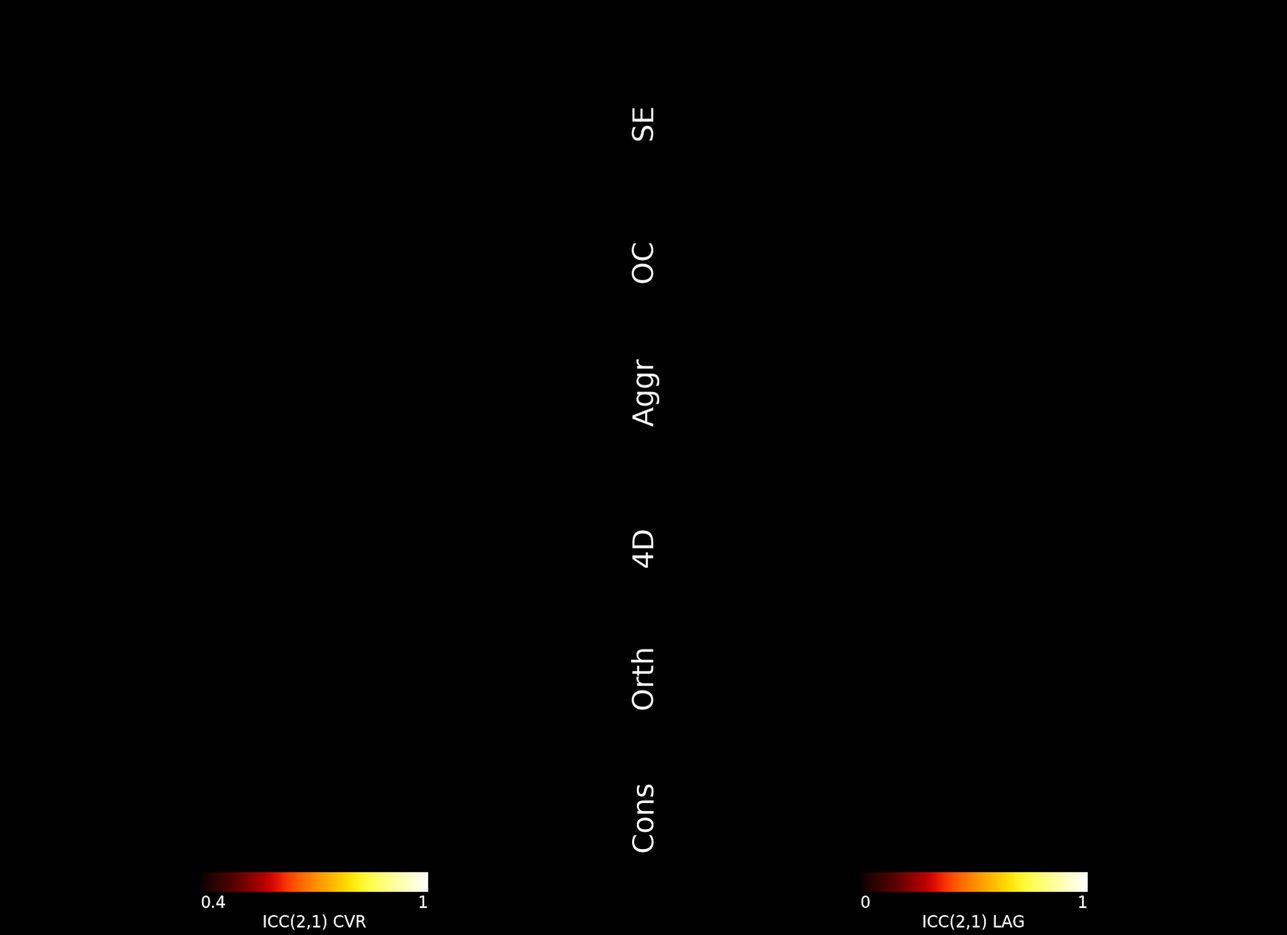
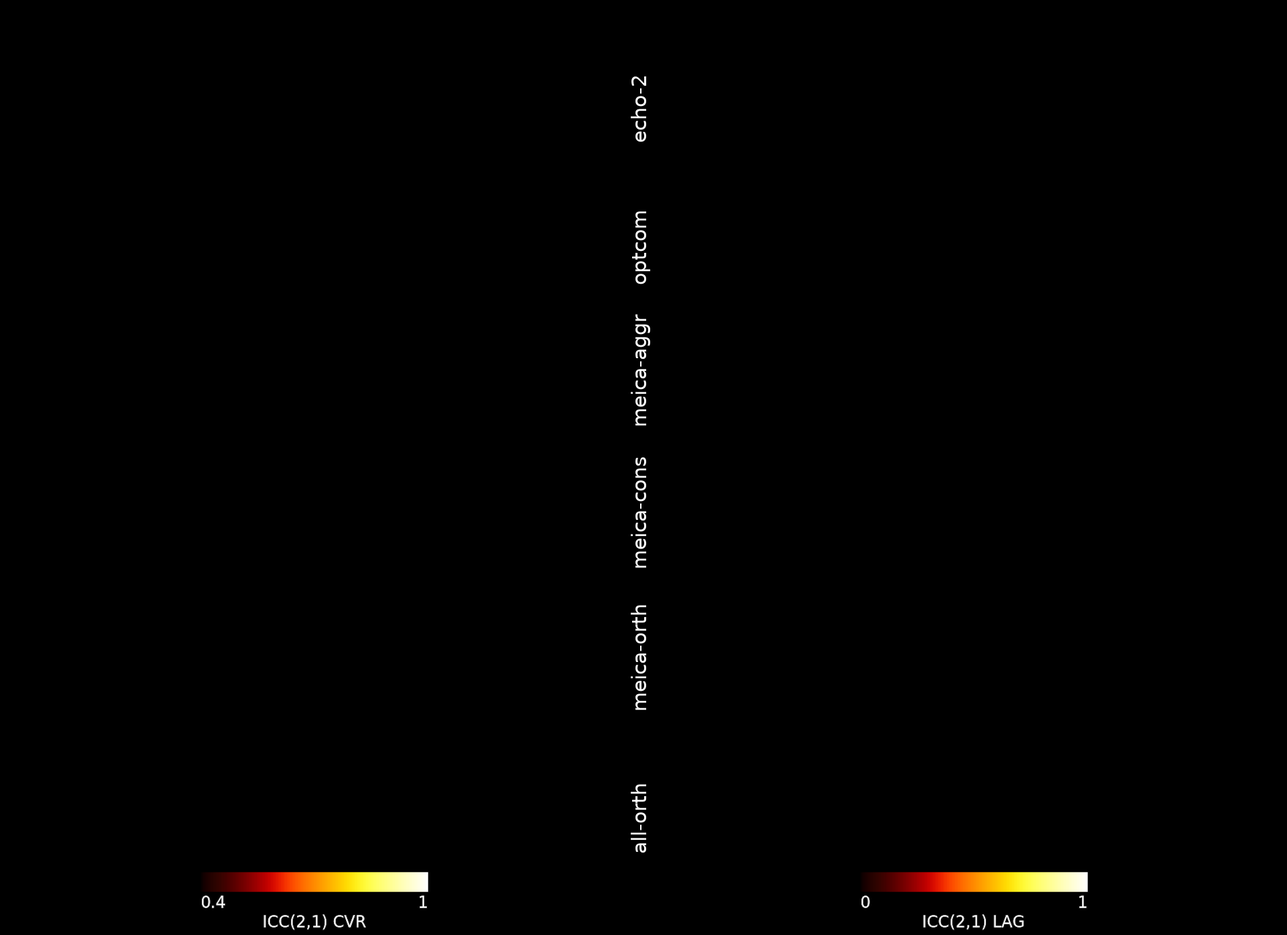
Before/after of a 1287 × 935 layered artwork. What changed in the layer stack:
renamed "4D" to "all-orth", painted on it over <box>630,529,654,853</box>
renamed "Orth" to "meica-orth", painted on it over <box>630,604,654,711</box>
painted on "Cons" over <box>630,456,654,853</box>
renamed "Aggr" to "meica-aggr", painted on it over <box>630,313,660,428</box>
renamed "OC" to "optcom", painted on it over <box>631,211,654,285</box>
renamed "SE" to "echo-2", painted on it over <box>630,75,654,143</box>
